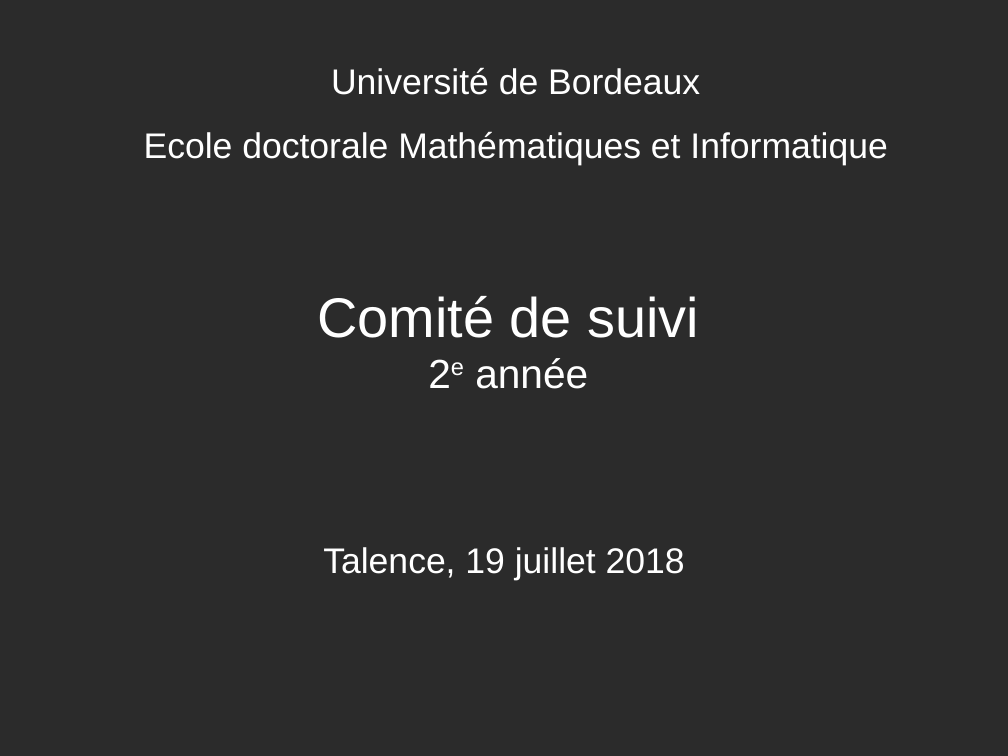
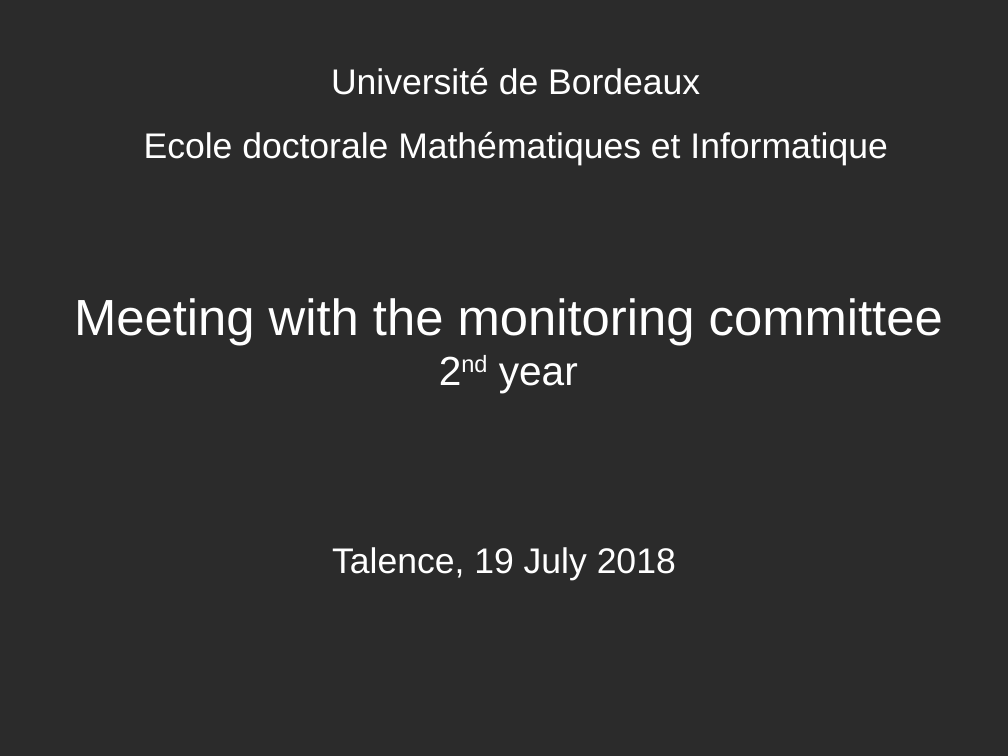
Before and after one commit to linhlevandlu/Presentation, a slide deck: slide 1 of EDMI/comite_suivi/2e anne/comite_suivi_2nd.odp. Drawn at 1008x756 pixels with LibreOffice and Linux fonts; fonts in the diff are those of the drawing; background and template pictures are left out; a plain dark background stands for a picture behind light text. Boxes give left, top, right and bottom in pixels: in the first picture for what was removed or moved away, otherwise in the second. Text is boxed around its words. In the diff, an @@ line names an element or a change of style, - is before the commit and + after.

```diff
--- a/EDMI/comite_suivi/2e anne/comite_suivi_2nd.odp
+++ b/EDMI/comite_suivi/2e anne/comite_suivi_2nd.odp
@@ title at box(74, 298, 943, 393): text changed; size 44 to 40 pt @@
-Comité de suivi
-2e année
+Meeting with the monitoring committee
+2nd year
@@ subtitle at box(332, 547, 676, 580): text changed @@
-Talence, 19 juillet 2018
+Talence, 19 July 2018
```
Also in this commit, not shown: 1 other file.
